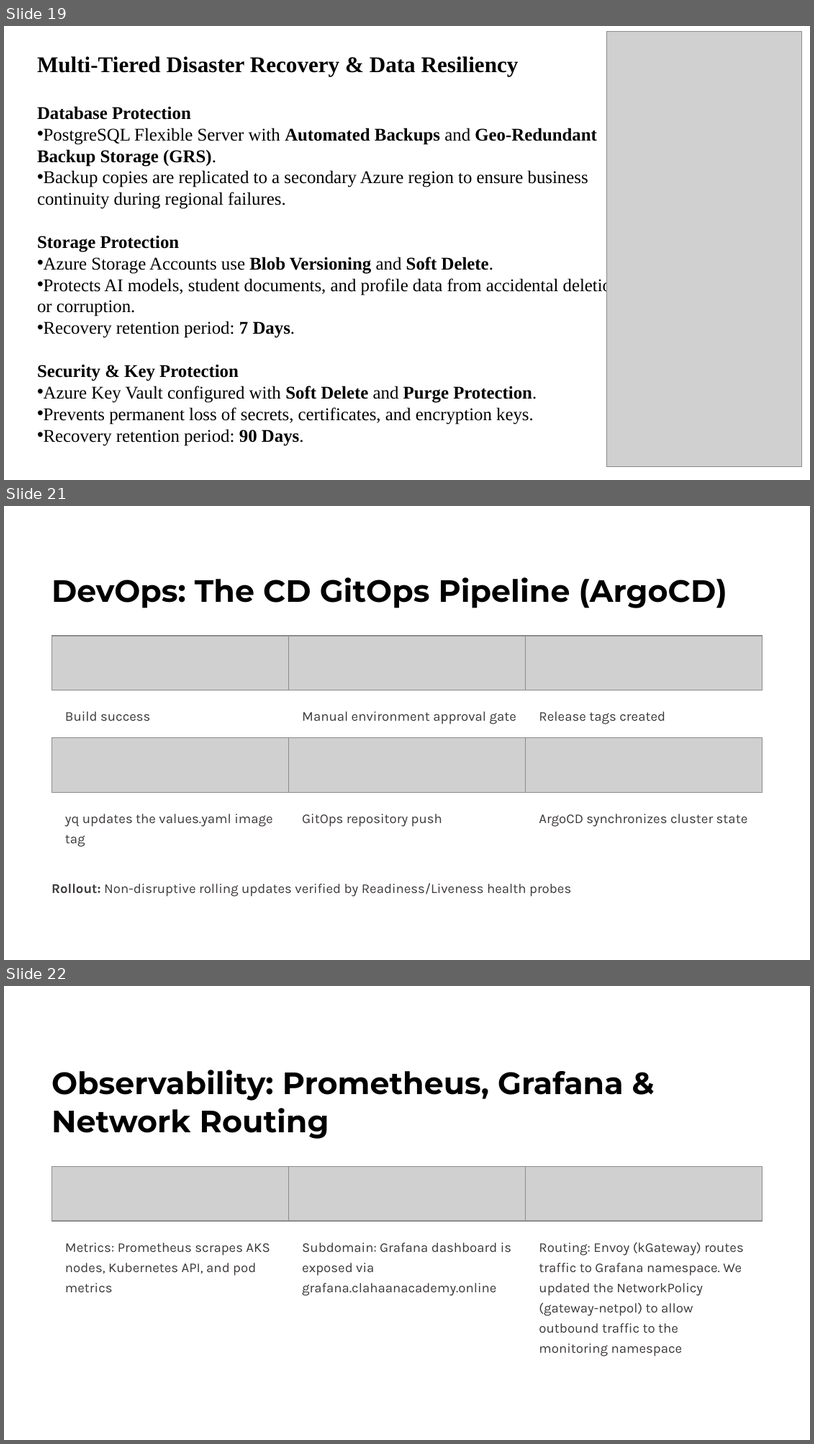
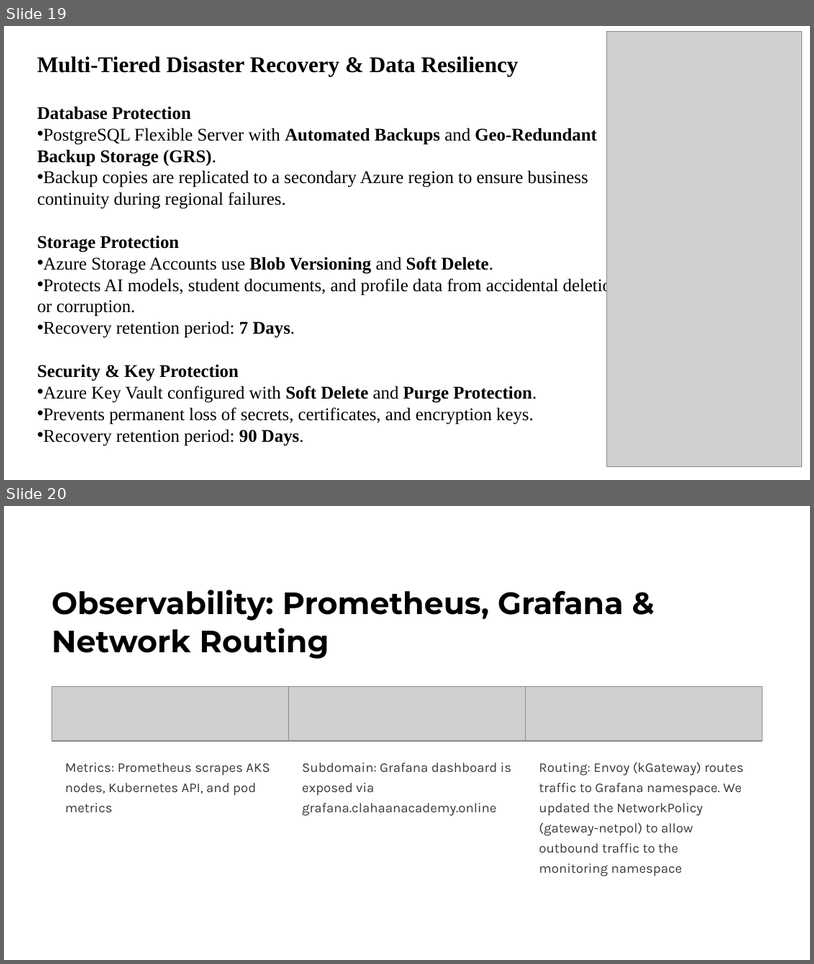
Before and after one commit to M-VIGNESH3/ppt, a slide deck: clahan/Clahan-Academy-V2 (1).pptx. Shown one above the other, each under a label of ours: slides 19, 21 and 22 before the commit, slides 19 and 20 after it; the slides between them are not shown. The pictures are 814x1444 and 814x964 pixels, drawn with LibreOffice and Linux fonts; fonts in the diff are those of the drawing; grey boxes stand for pictures. Boxes give left, top, right and bottom in pixels: in the first picture for what was removed or moved away, otherwise in the second. Text is boxed around its words. In the diff, an @@ line names an element or a change of style, - is before the commit and + after.

```diff
--- a/clahan/Clahan-Academy-V2 (1).pptx
+++ b/clahan/Clahan-Academy-V2 (1).pptx
@@ slide 21 removed at box(4, 506, 810, 960), background #FFFFFF @@
@@ text removed at box(52, 577, 728, 608) @@
-DevOps: The CD GitOps Pipeline (ArgoCD)
@@ picture removed at box(52, 636, 288, 690) @@
@@ picture removed at box(288, 636, 526, 690) @@
@@ picture removed at box(526, 636, 763, 690) @@
@@ text removed at box(65, 711, 150, 721) @@
-Build success
@@ text removed at box(302, 711, 517, 724) @@
-Manual environment approval gate
@@ text removed at box(539, 711, 666, 724) @@
-Release tags created
@@ picture removed at box(52, 737, 288, 791) @@
@@ picture removed at box(288, 737, 526, 791) @@
@@ picture removed at box(526, 737, 763, 791) @@
@@ text removed at box(65, 813, 273, 847) @@
-yq updates the values.yaml image tag
@@ text removed at box(302, 813, 442, 826) @@
-GitOps repository push
@@ text removed at box(539, 813, 748, 826) @@
-ArgoCD synchronizes cluster state
@@ text removed at box(52, 883, 571, 896) @@
-Rollout: Non-disruptive rolling updates verified by Readiness/Liveness health probes
@@ what was slide 22 is now slide 20 @@
```
Also in this commit, not shown: 3 slides changed, 9 slides added, 6 other slides removed.
